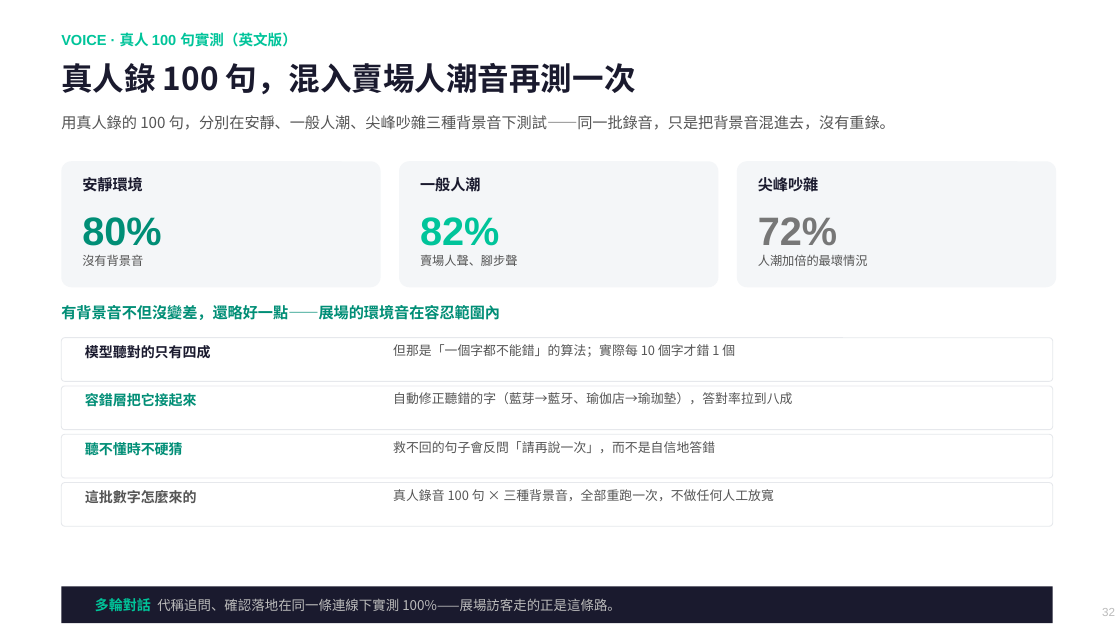
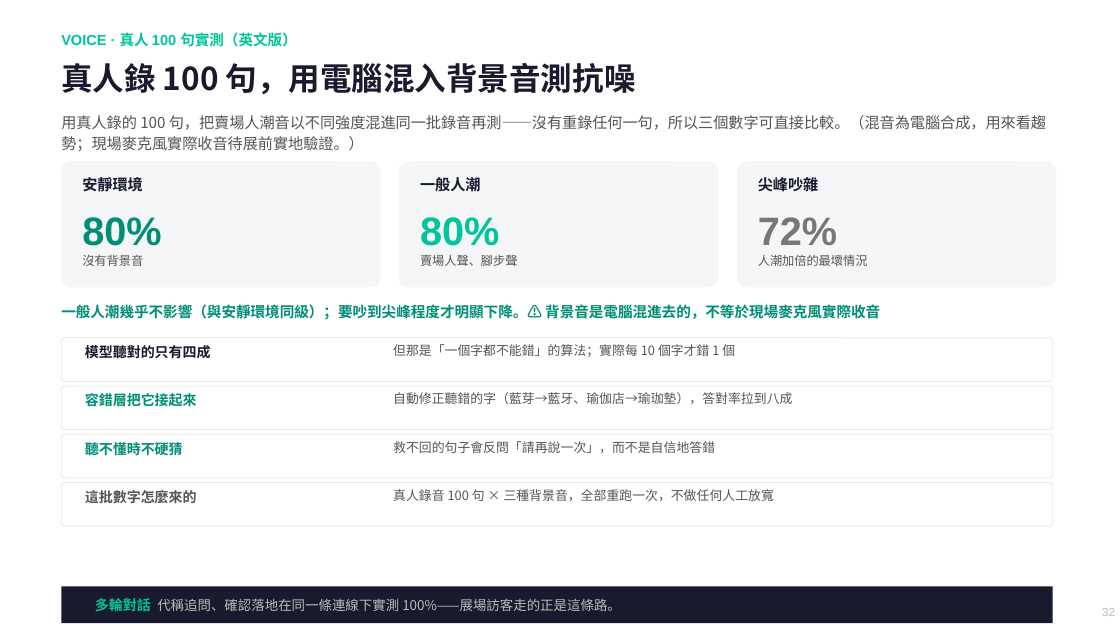
Before and after one commit to chunyen627-afk/warehouse-v2-agent, a slide deck: slide 32 of 倉管Agent_專案簡報.pptx. Drawn at 1120x630 pixels with LibreOffice and Linux fonts; fonts in the diff are those of the drawing. Boxes give left, top, right and bottom in pixels: in the first picture for what was removed or moved away, otherwise in the second. Text is boxed around its words. In the diff, an @@ line names an element or a change of style, - is before the commit and + after.

```diff
--- a/倉管Agent_專案簡報.pptx
+++ b/倉管Agent_專案簡報.pptx
@@ text at [61, 63, 636, 94]: text changed @@
-真人錄 100 句，混入賣場人潮音再測一次
+真人錄 100 句，用電腦混入背景音測抗噪
@@ text at [61, 115, 1046, 151]: text changed @@
-用真人錄的 100 句，分別在安靜、一般人潮、尖峰吵雜三種背景音下測試——同一批錄音，只是把背景音混進去，沒有重錄。
+用真人錄的 100 句，把賣場人潮音以不同強度混進同一批錄音再測——沒有重錄任何一句，所以三個數字可直接比較。（混音為電腦合成，用來看趨勢；現場麥克風實際收音待展前實地驗證。）
@@ text at [420, 217, 499, 246]: text changed @@
-82%
+80%
@@ text at [61, 304, 880, 320]: text changed; size 13 to 12.5 pt @@
-有背景音不但沒變差，還略好一點——展場的環境音在容忍範圍內
+一般人潮幾乎不影響（與安靜環境同級）；要吵到尖峰程度才明顯下降。⚠️ 背景音是電腦混進去的，不等於現場麥克風實際收音
```
Also in this commit, not shown: 4 other slides changed, 1 other file.
